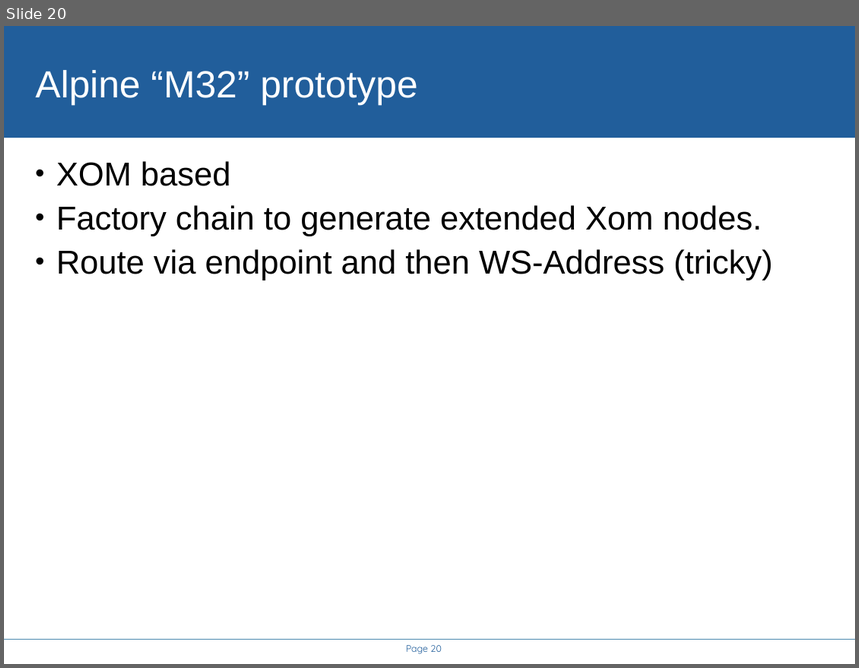
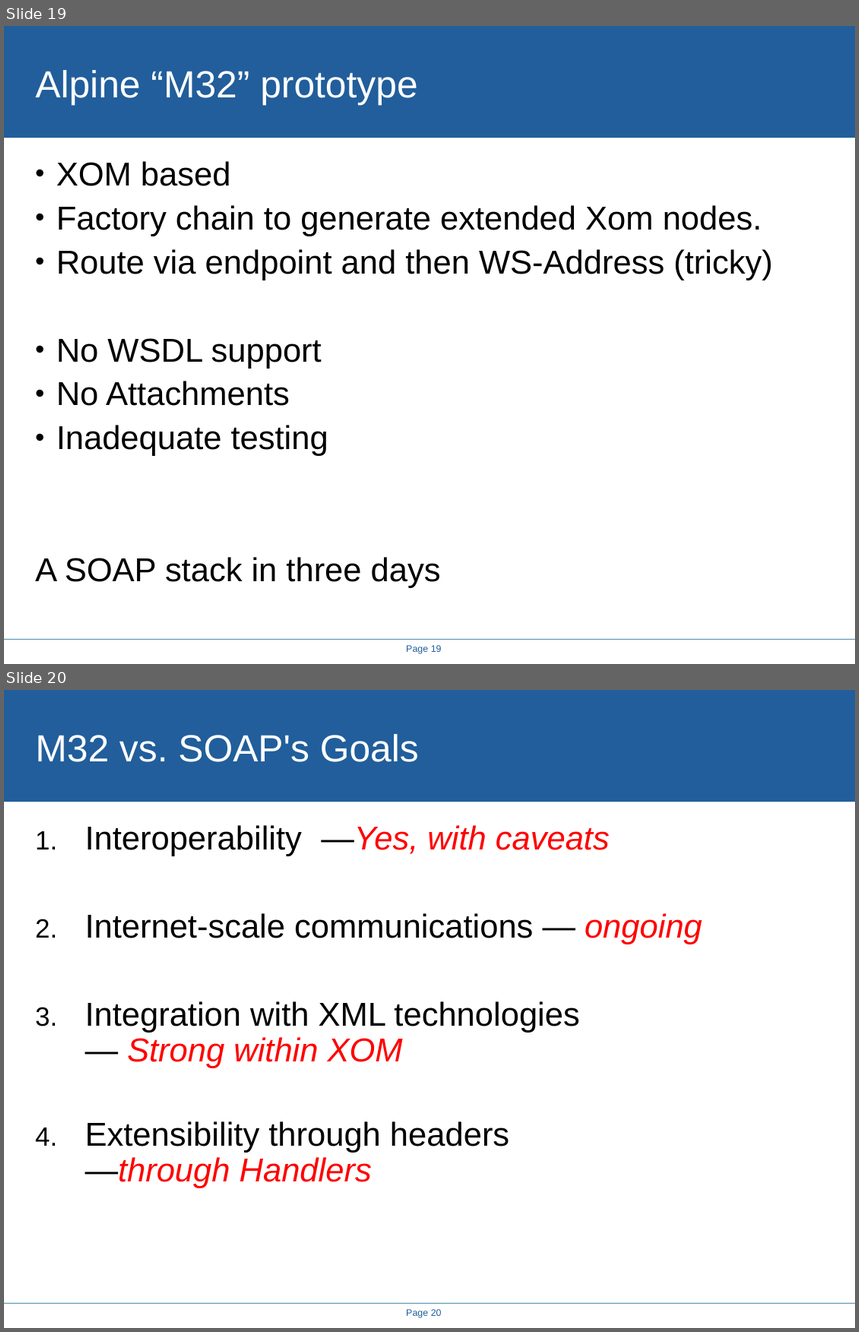
Before and after one commit to rhusar/smartfrog, a slide deck: projects/alpine/doc/icws2005/rethinking_the_java_SOAP_stack.ppt. Shown one above the other, each under a label of ours: slide 20 before the commit, slides 19 and 20 after it. The pictures are 859x668 and 859x1332 pixels, drawn with LibreOffice and Linux fonts; fonts in the diff are those of the drawing; background and template pictures are left out. Boxes give left, top, right and bottom in pixels: in the first picture for what was removed or moved away, otherwise in the second. Text is boxed around its words. In the diff, an @@ line names an element or a change of style, - is before the commit and + after.

```diff
--- a/projects/alpine/doc/icws2005/rethinking_the_java_SOAP_stack.ppt
+++ b/projects/alpine/doc/icws2005/rethinking_the_java_SOAP_stack.ppt
@@ slide 20 added at [4, 690, 855, 1328], background #FFFFFF; not listed: 3 template elements that a slide beside it also shows @@
@@ title added at [35, 734, 419, 762], 32 pt, text #FFFFFF @@
+M32 vs. SOAP's Goals
@@ text added at [85, 825, 702, 1189], 28 pt, text #000000 @@
+1. Interoperability —Yes, with caveats
+2. Internet-scale communications — ongoing
+3. Integration with XML technologies
+   — Strong within XOM
+4. Extensibility through headers
+   —through Handlers
@@ what was slide 20 is now slide 19 @@
@@ slide 19 changed as well @@
@@ text at [35, 338, 441, 588]: paragraphs added @@
+• No WSDL support
+• No Attachments
+• Inadequate testing
+A SOAP stack in three days
@@ page number at [406, 645, 442, 655]: text changed; font Quicksand to Arial @@
-Page 20
+Page 19
```
Also in this commit, not shown: 14 other slides changed, 3 other slides added, 4 slides removed, 8 other files.
